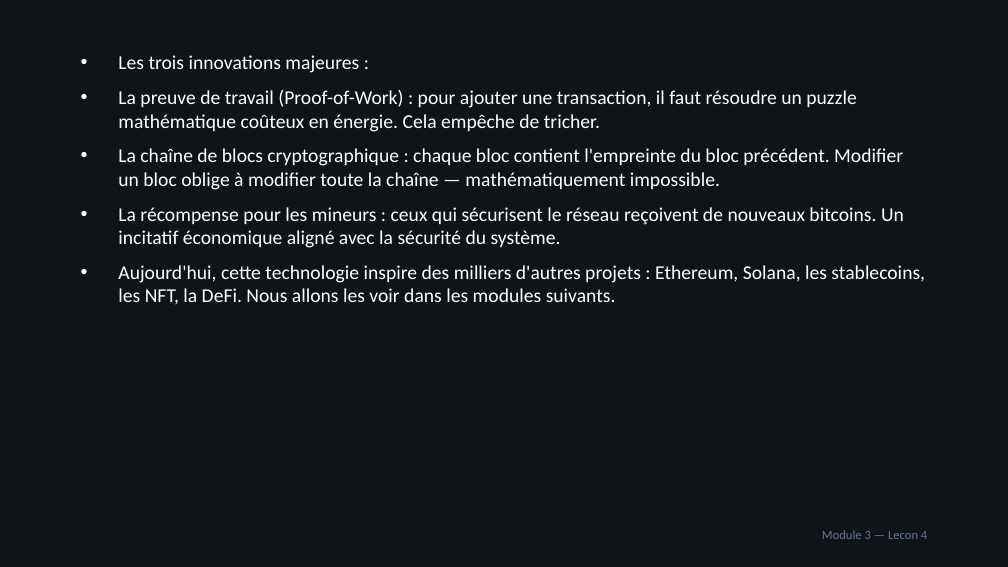
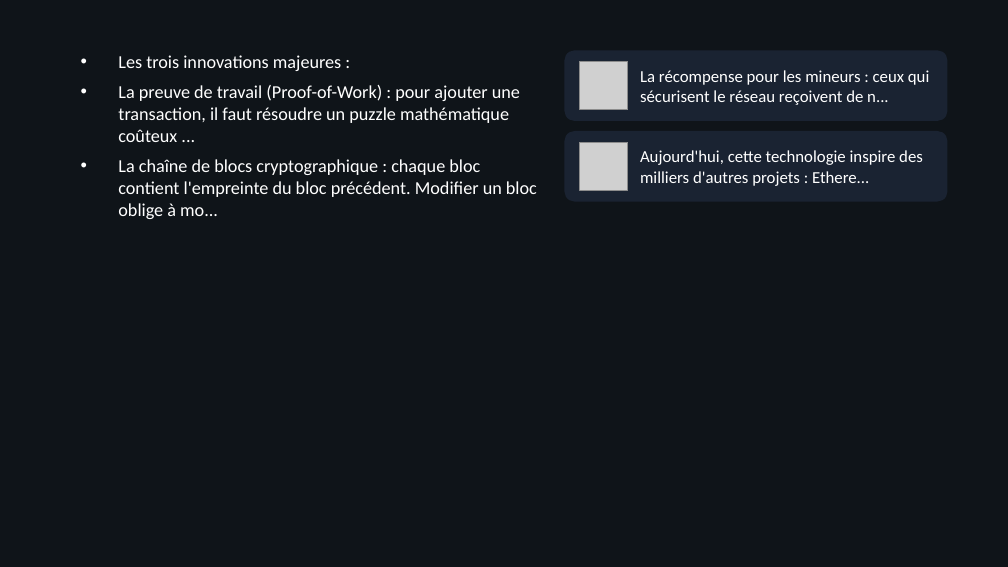
Before and after one commit to ooble27/acheter-tether-avec-terex, a slide deck: slide 19 of public/course-materials/pptx/Module-03-Premiers-pas-pratiques.pptx (slide 17 before the commit). Drawn at 1008x567 pixels with LibreOffice and Linux fonts; fonts in the diff are those of the drawing; grey boxes stand for pictures. Boxes give left, top, right and bottom in pixels: in the first picture for what was removed or moved away, otherwise in the second. Text is boxed around its words. In the diff, an @@ line names an element or a change of style, - is before the commit and + after.

```diff
--- a/public/course-materials/pptx/Module-03-Premiers-pas-pratiques.pptx
+++ b/public/course-materials/pptx/Module-03-Premiers-pas-pratiques.pptx
@@ text at [118, 55, 341, 71]: size 14 to 13 pt in "Les trois innovations majeures :"; less space between paragraphs @@
@@ rounded rectangle added at [564, 50, 948, 121], fill #1A2332 @@
@@ text at [118, 85, 537, 219]: text changed; size 14 to 13 pt @@
-• La preuve de travail (Proof-of-Work) : pour ajouter une transaction, il faut résoudre un puzzle mathématique coûteux en énergie. Cela empêche de tricher.
-• La chaîne de blocs cryptographique : chaque bloc contient l'empreinte du bloc précédent. Modifier un bloc oblige à modifier toute la chaîne — mathématiquement impossible.
-• La récompense pour les mineurs : ceux qui sécurisent le réseau reçoivent de nouveaux bitcoins. Un incitatif économique aligné avec la sécurité du système.
-• Aujourd'hui, cette technologie inspire des milliers d'autres projets : Ethereum, Solana, les stablecoins, les NFT, la DeFi. Nous allons les voir dans les modules suivants.
+• La preuve de travail (Proof-of-Work) : pour ajouter une transaction, il faut résoudre un puzzle mathématique coûteux ...
+• La chaîne de blocs cryptographique : chaque bloc contient l'empreinte du bloc précédent. Modifier un bloc oblige à mo...
@@ picture added at [580, 61, 628, 110] @@
@@ text added at [640, 70, 929, 105], 12 pt, text #FFFFFF @@
+La récompense pour les mineurs : ceux qui sécurisent le réseau reçoivent de n...
@@ rounded rectangle added at [564, 131, 948, 202], fill #1A2332 @@
@@ picture added at [580, 142, 628, 191] @@
@@ text added at [640, 150, 923, 186], 12 pt, text #FFFFFF @@
+Aujourd'hui, cette technologie inspire des milliers d'autres projets : Ethere...
@@ text removed at [822, 530, 927, 539] @@
-Module 3 — Lecon 4
```
Also in this commit, not shown: 18 other slides changed, 2 slides added, 23 other files.
